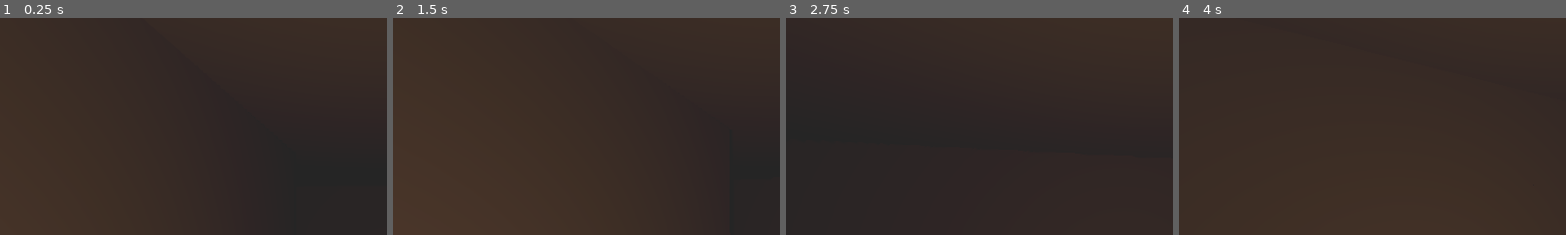
Above: before the commit, frames 1-4 (left to right).
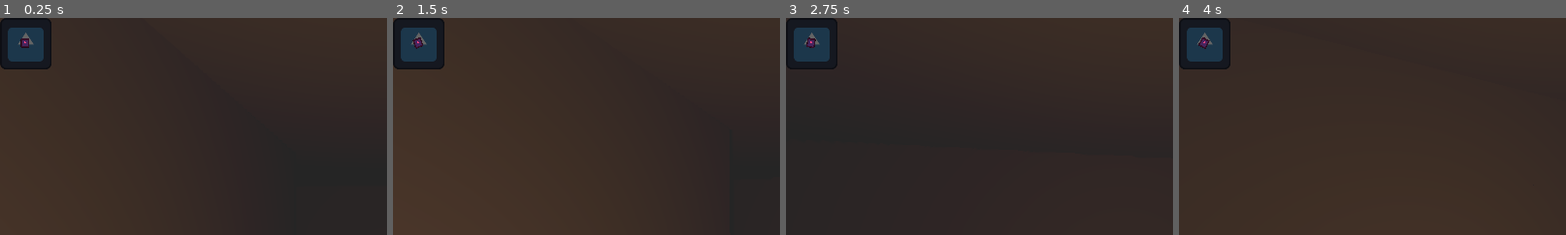
Above: after the commit, the same moments.

Repository: Lukko-Digital/Marotte
Game: Godot game, scene res://fp_maze/fp_maze.tscn
Two runs of this game, one before a commit and one after it. Both use one fixed random seed, a clock stepped at 60 frames per second and the inputs below. The engine's default icon, where the game draws it, is replaced by a stand-in: a white triangle on a blue panel in a dark square.
Inputs (mouse positions are % of the whole screen's width and height, from its top left):
- Up to frame 1 (0.25 s): no input
- Up to frame 2 (1.5 s): tap Enter at 0.5 s; move the mouse to (55, 50) at 0.52 s; hold W (up) from 0.53 s (still down); tap Space at 1.25 s; move the mouse to (45, 50) at 1.27 s
- Up to frame 3 (2.75 s): keep holding W (up); move the mouse to (52, 48) at 2.02 s
- Up to frame 4 (4 s): keep holding W (up); move the mouse to (49, 52) at 2.77 s; move the mouse to (57, 51) at 3.52 s
The pictures show only the part of the screen within x 0-50%, y 0-50%; the shares and areas given below are measured in that part.

The runs differ from the first frame. In frame 1, 3.1% of the frame differs, in the area x 0-14%, y 0-24%; in frame 2, 3.1%; in frame 3, 3.0%; in frame 4, 3.1%.

Commit message:
fpm minimap

Diff:
--- a/fp_maze/fp_maze.tscn
+++ b/fp_maze/fp_maze.tscn
@@ -1,8 +1,9 @@
-[gd_scene load_steps=8 format=3 uid="uid://dnfw775ud128o"]
+[gd_scene load_steps=9 format=3 uid="uid://dnfw775ud128o"]
 
 [ext_resource type="PackedScene" uid="uid://b2mtmh3kniaj3" path="res://fp_maze/player/fp_maze_player.tscn" id="1_xt3ey"]
 [ext_resource type="PackedScene" uid="uid://cjp4eow1trakk" path="res://fp_maze/wall/tunnel.tscn" id="2_dn5hj"]
 [ext_resource type="PackedScene" uid="uid://yshtu8rxtscq" path="res://fp_maze/wall/wall.tscn" id="2_jiomu"]
+[ext_resource type="PackedScene" uid="uid://cckqx6u14q8bc" path="res://fp_maze/minimap.tscn" id="4_n7iq7"]
 
 [sub_resource type="Environment" id="Environment_n6kyh"]
 volumetric_fog_enabled = true
@@ -52,3 +53,6 @@
 transform = Transform3D(1, 0, 0, 0, 1, 0, 0, 0, 1, 0, 1, 0)
 shape = 4
 material = SubResource("FogMaterial_uie7x")
+
+[node name="Ui" parent="." node_paths=PackedStringArray("player") instance=ExtResource("4_n7iq7")]
+player = NodePath("../Player")
--- /dev/null
+++ b/fp_maze/minimap.gd
@@ -0,0 +1,8 @@
+extends Control
+
+@export var player : CharacterBody3D
+@onready var mini_player : Sprite2D = $Player
+
+
+func _process(delta):
+	mini_player.rotation = -deg_to_rad(player.rotation_degrees.y)
--- /dev/null
+++ b/fp_maze/minimap.tscn
@@ -0,0 +1,26 @@
+[gd_scene load_steps=3 format=3 uid="uid://cckqx6u14q8bc"]
+
+[ext_resource type="Texture2D" uid="uid://2leuuw0ht3r" path="res://icon.svg" id="1_c0hgn"]
+[ext_resource type="Script" path="res://fp_maze/minimap.gd" id="1_jj6cq"]
+
+[node name="Ui" type="Control"]
+layout_mode = 3
+anchors_preset = 15
+anchor_right = 1.0
+anchor_bottom = 1.0
+grow_horizontal = 2
+grow_vertical = 2
+script = ExtResource("1_jj6cq")
+
+[node name="Minimap" type="TextureRect" parent="."]
+modulate = Color(0.392157, 0.392157, 0.392157, 1)
+layout_mode = 0
+offset_right = 40.0
+offset_bottom = 40.0
+texture = ExtResource("1_c0hgn")
+
+[node name="Player" type="Sprite2D" parent="."]
+modulate = Color(1, 0.262745, 0.498039, 1)
+position = Vector2(62, 62)
+scale = Vector2(0.164063, 0.1875)
+texture = ExtResource("1_c0hgn")
